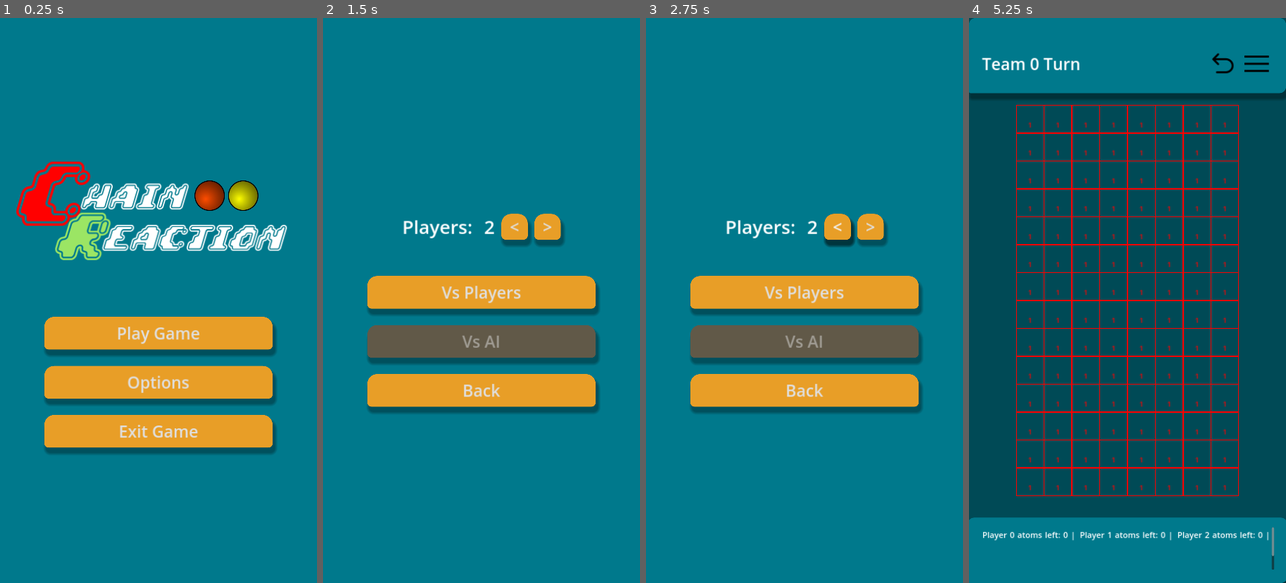
Above: before the commit, frames 1-4 (left to right).
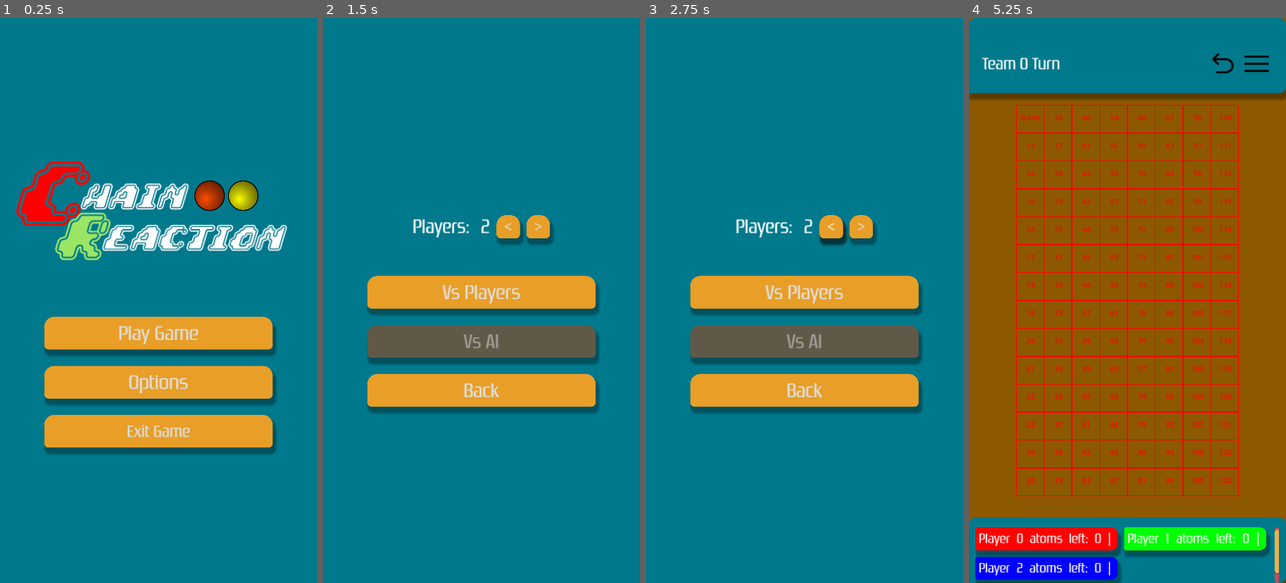
Above: after the commit, the same moments.

Repository: GuyWithBag/Chain-Reaction
Game: Godot game, scene res://gui/main_menu/main_menu.tscn
Two runs of this game, one before a commit and one after it. Both use one fixed random seed, a clock stepped at 60 frames per second and the inputs below.
Inputs:
- Up to frame 1 (0.25 s): no input
- Up to frame 2 (1.5 s): click "Play Game" at 0.5 s; click "Single Player" at 1.25 s
- Up to frame 3 (2.75 s): click "<" at 2 s
- Up to frame 4 (5.25 s): click ">" at 2.75 s; click "Vs Players" at 3.5 s; click "game_world_1" at 4.25 s; click "Start Game" at 5 s

The runs differ from the first frame. In frame 1, 1.0% of the frame differs, in the area x 37-63%, y 54-75%; in frame 2, 1.7%; in frame 3, 1.7%; in frame 4, 79%, in the area x 0-100%, y 0-100%.

Commit message:
added shake camera, fixed map scaler with atoms, tweaked themes

Diff:
--- a/gui/alert_gui/alert_box/alert_box.tscn
+++ b/gui/alert_gui/alert_box/alert_box.tscn
@@ -43,6 +43,7 @@
 [node name="HBoxContainer" type="HBoxContainer" parent="PanelContainer/MarginContainer/VBoxContainer"]
 layout_mode = 2
 size_flags_vertical = 3
+theme_override_constants/separation = 30
 
 [node name="No" type="Button" parent="PanelContainer/MarginContainer/VBoxContainer/HBoxContainer"]
 unique_name_in_owner = true
--- a/gui/go_to_page_button/go_to_page_button.tscn
+++ b/gui/go_to_page_button/go_to_page_button.tscn
@@ -4,6 +4,7 @@
 [ext_resource type="Script" path="res://gui/go_to_page_button/go_to_page_button.gd" id="2_qsjfs"]
 
 [node name="GoToPageButton" instance=ExtResource("1_ch7iv")]
+theme_override_font_sizes/font_size = 0
 text = "Back"
 script = ExtResource("2_qsjfs")
 
--- a/gui/in_game_bottom_app_bar/in_game_bottom_app_bar.tscn
+++ b/gui/in_game_bottom_app_bar/in_game_bottom_app_bar.tscn
@@ -27,7 +27,10 @@
 
 [node name="MarginContainer" type="MarginContainer" parent="PanelContainer"]
 layout_mode = 2
+theme_override_constants/margin_left = 20
 theme_override_constants/margin_top = 30
+theme_override_constants/margin_right = 20
+theme_override_constants/margin_bottom = 0
 
 [node name="PlayersDisplay" parent="PanelContainer/MarginContainer" instance=ExtResource("3_aeskq")]
 layout_mode = 2
--- a/gui/main_menu/main_menu.tscn
+++ b/gui/main_menu/main_menu.tscn
@@ -116,13 +116,12 @@
 page_container = NodePath("../..")
 go_to_page = NodePath("../../SinglePlayerModePage")
 
-[node name="Multiplayer2" parent="Control/CenterContainer/MainBody/Pages/GameModesPage" node_paths=PackedStringArray("page_container", "go_to_page") instance=ExtResource("4_1rbl0")]
+[node name="Multiplayer2" parent="Control/CenterContainer/MainBody/Pages/GameModesPage" node_paths=PackedStringArray("page_container") instance=ExtResource("4_1rbl0")]
 layout_mode = 2
 disabled = true
 text = "Multiplayer
 "
 page_container = NodePath("../..")
-go_to_page = NodePath("../../MultiplayerModePage2")
 
 [node name="Back" parent="Control/CenterContainer/MainBody/Pages/GameModesPage" node_paths=PackedStringArray("page_container", "go_to_page") instance=ExtResource("4_1rbl0")]
 layout_mode = 2
--- a/gui/players_display/players_display.gd
+++ b/gui/players_display/players_display.gd
@@ -6,6 +6,12 @@
 
 func _ready():
 	AtomPlayersManager.finished_getting_atom_players.connect(_on_finished_getting_atom_players)
+	AtomPlayersManager.player_has_been_eliminated.connect(_on_player_has_been_eliminated)
+	AtomPlayersManager.resetted.connect(
+		func():
+			for display in player_displays.get_children():
+				display.queue_free()
+	)
 
 
 func _on_finished_getting_atom_players(atom_players: Array[AtomPlayer]) -> void:
@@ -14,7 +20,15 @@
 		display.atom_player = atom_player
 		player_displays.add_child(display)
 		display.format_text([str(atom_player.team_number), str(0)])
+		display.change_panel_color(atom_player.team_color)
 		atom_player.total_atoms_changed.connect(_on_atom_player_total_atoms_changed.bind(display))
+
+
+func _on_player_has_been_eliminated(atom_player: AtomPlayer, atom_players_in_play: Array[AtomPlayer]) -> void:
+	for display in player_displays.get_children():
+		if display.atom_player == atom_player:
+			display.display.text = "Player %s : Eliminated! |" % atom_player.team_number
+			return
 
 
 func _on_atom_player_total_atoms_changed(prev_count: int, new_count: int, display: PlayerDisplay) -> void:
--- a/gui/players_display/players_display.tscn
+++ b/gui/players_display/players_display.tscn
@@ -14,4 +14,6 @@
 [node name="GridContainer" type="GridContainer" parent="."]
 custom_minimum_size = Vector2(892, 200)
 layout_mode = 2
-columns = 3
+theme_override_constants/h_separation = 20
+theme_override_constants/v_separation = 20
+columns = 2
--- a/gui/players_display/widgets/player_display/player_display.gd
+++ b/gui/players_display/widgets/player_display/player_display.gd
@@ -4,8 +4,15 @@
 var atom_player: AtomPlayer
 var display_text: String = "Player %s atoms left: %s |"
 
-@onready var display: Label = get_node("MarginContainer/Display")
+@onready var panel: PanelContainer =  get_node("Panel")
+@onready var display: Label = panel.get_node("MarginContainer/Display")
 
 
 func format_text(format: Array[String]) -> void:
 	display.text = display_text % format
+
+
+func change_panel_color(new_color: Color) -> void:
+	var style_box: StyleBoxFlat = panel.theme.get_stylebox("panel", "ScoreboardPanelContainer").duplicate()
+	style_box.bg_color = new_color
+	panel.add_theme_stylebox_override("panel", style_box)
--- a/gui/players_display/widgets/player_display/player_display.tscn
+++ b/gui/players_display/widgets/player_display/player_display.tscn
@@ -1,33 +1,39 @@
-[gd_scene load_steps=2 format=3 uid="uid://doplphq337bsg"]
+[gd_scene load_steps=3 format=3 uid="uid://doplphq337bsg"]
 
 [ext_resource type="Script" path="res://gui/players_display/widgets/player_display/player_display.gd" id="1_62apr"]
+[ext_resource type="Theme" uid="uid://xl1ilkogtjb1" path="res://themes/main_theme/main_theme.tres" id="2_tg8rh"]
 
 [node name="PlayerDisplay" type="Control"]
-custom_minimum_size = Vector2(240, 60)
+custom_minimum_size = Vector2(400, 70)
 layout_mode = 3
 anchors_preset = 0
 size_flags_horizontal = 3
 script = ExtResource("1_62apr")
 
-[node name="MarginContainer" type="MarginContainer" parent="."]
+[node name="Panel" type="PanelContainer" parent="."]
 layout_mode = 1
 anchors_preset = 15
 anchor_right = 1.0
 anchor_bottom = 1.0
 grow_horizontal = 2
 grow_vertical = 2
-theme_override_constants/margin_left = 5
+theme = ExtResource("2_tg8rh")
+theme_type_variation = &"ScoreboardPanelContainer"
+
+[node name="MarginContainer" type="MarginContainer" parent="Panel"]
+layout_mode = 2
+theme_override_constants/margin_left = 10
 theme_override_constants/margin_top = 5
-theme_override_constants/margin_right = 5
+theme_override_constants/margin_right = 20
 theme_override_constants/margin_bottom = 5
 
-[node name="Display" type="Label" parent="MarginContainer"]
+[node name="Display" type="Label" parent="Panel/MarginContainer"]
 layout_mode = 2
 size_flags_vertical = 1
-theme_override_font_sizes/font_size = 25
+theme_override_font_sizes/font_size = 40
 text = "Player 1 atoms left: 1 |"
 horizontal_alignment = 3
-vertical_alignment = 3
+vertical_alignment = 1
 autowrap_mode = 2
 clip_text = true
 text_overrun_behavior = 3
--- a/gui/win_screen/win_screen.gd
+++ b/gui/win_screen/win_screen.gd
@@ -1,9 +1,9 @@
 extends GUI
 
-@onready var team_label: Label = get_node("CenterContainer/VBoxContainer/WinningTeam")
+@onready var team_label: Label = get_node("CenterContainer/VBoxContainer/WinningPlayer")
 @onready var victory_label: Label = get_node("CenterContainer/VBoxContainer/Victory")
 
-var team_labeL_text: String = "Team: %s"
+var team_labeL_text: String = "Player: %s"
 
 
 func _ready() -> void:
--- a/gui/win_screen/win_screen.tscn
+++ b/gui/win_screen/win_screen.tscn
@@ -27,11 +27,11 @@
 layout_mode = 2
 theme_override_constants/separation = 10
 
-[node name="WinningTeam" type="Label" parent="CenterContainer/VBoxContainer"]
+[node name="WinningPlayer" type="Label" parent="CenterContainer/VBoxContainer"]
 layout_mode = 2
 size_flags_vertical = 1
 theme_override_font_sizes/font_size = 60
-text = "Team: %s"
+text = "Player: %s"
 horizontal_alignment = 1
 vertical_alignment = 1
 text_overrun_behavior = 3
@@ -39,7 +39,7 @@
 [node name="Victory" type="Label" parent="CenterContainer/VBoxContainer"]
 layout_mode = 2
 size_flags_vertical = 1
-theme_override_font_sizes/font_size = 120
+theme_override_font_sizes/font_size = 150
 text = "has WON!"
 horizontal_alignment = 1
 vertical_alignment = 1
--- a/scenes/atom_slot/atom_slot.gd
+++ b/scenes/atom_slot/atom_slot.gd
@@ -48,6 +48,7 @@
 
 func init() -> void:
 	atom_stack.init()
+	atoms_sprites.init()
 	_initialized = true
 	initialized.emit()
 
@@ -62,6 +63,11 @@
 
 
 func _on_touch_screen_button_pressed() -> void:
+	state_machine.get_state("Explode").started_exploding.connect(
+		func():
+			CameraManager.shake_camera(0.1, 6)
+	, CONNECT_ONE_SHOT
+	)
 	player_interact()
 
 
--- a/scenes/atom_slot/atom_slot.tscn
+++ b/scenes/atom_slot/atom_slot.tscn
@@ -144,6 +144,7 @@
 vertical_alignment = 1
 
 [node name="MaxStackLabel" type="Label" parent="."]
+visible = false
 offset_left = -20.0
 offset_top = 1.0
 offset_right = 20.0
@@ -153,7 +154,6 @@
 vertical_alignment = 1
 
 [node name="NameLabel" type="Label" parent="."]
-visible = false
 offset_left = -22.0
 offset_top = -16.0
 offset_right = 25.0
--- a/scenes/atom_slot/atom_stack.gd
+++ b/scenes/atom_slot/atom_stack.gd
@@ -49,6 +49,7 @@
 		return
 	name_label.text = owner.name.split("@")[2]
 
+
 # Called from GameWorld and AtomSprite's child_entered_tree signal
 func init() -> void:
 	var atom_slots: Array[AtomSlot] = atoms_detector.get_slot_in_all_directions()
@@ -60,16 +61,18 @@
 	_initialized = true
 
 
-func add_atom(atom_amount: int, new_player: AtomPlayer) -> void:
-	atom_count += atom_amount
+func add_atom(added_atoms: int, new_player: AtomPlayer) -> void:
+	var atom_count_to_minus: int = atom_count
+	atom_count += added_atoms
 	var prev_player: AtomPlayer = owner.atom_player
+
+	# The colonizer will then receive their new atom amount
 	owner.atom_player = new_player
-	if prev_player == null:
-		return
-	if atom_count <= 0:
-		prev_player.total_atoms -= max_atom_stack
-	else:
-		prev_player.total_atoms += atom_amount
+	# If the count becomes 0, it means that the current/previous atom player of this will lose some atoms
+	if prev_player != new_player && prev_player != null:
+		prev_player.total_atoms -= atom_count_to_minus
+
+	new_player.total_atoms += added_atoms
 
 
 func reset_atom_count() -> void:
--- a/scenes/atom_slot/atoms_sprites.gd
+++ b/scenes/atom_slot/atoms_sprites.gd
@@ -2,7 +2,6 @@
 extends Node2D
 class_name AtomsSprites
 
-@export var atom_sprites_group_override_parent: Node2D
 @export var explode_travel_time: float = 0.5
 @export var shaking_speed: float = 0.1
 
@@ -28,25 +27,24 @@
 
 
 func _ready() -> void:
-	owner.initialized.connect(_initiate_atom_sprites)
 	rng.randomize()
 	rotation_direction = [-1, 1][rng.randi_range(0, 1)]
 
 
 # Adds it outside of the AtomSlot so that the modulate of it is seperate.
-func _initiate_atom_sprites() -> void:
+func init() -> void:
 	var group: Node2D = Node2D.new()
 	atom_sprites_group = group
-	if is_instance_valid(GameManager.game_world):
-		GameManager.game_world.atom_sprites.add_child(atom_sprites_group)
-	else:
-		atom_sprites_group_override_parent.add_child(atom_sprites_group)
+	GameManager.game_world.atom_sprites.add_child(atom_sprites_group)
 	atom_sprites_group.global_position = atom_positions.center_position.global_position
+
 	_add_atom_sprite("up_atom")
 	_add_atom_sprite("left_atom")
 	_add_atom_sprite("down_atom")
 	_add_atom_sprite("right_atom")
-	for atom_sprite in atom_sprites_group.get_children():
+
+	for atom_sprite in atom_sprites_group.get_children():
+		atom_sprite.scale *= GameManager.map_scaler.vector2_scale
 		var orig_values: Dictionary = {
 			"scale" : atom_sprite.scale,
 			"global_position" : atom_sprite.global_position
@@ -60,7 +58,8 @@
 	set(variable_to_initialize, sprite)
 	atom_sprites_group.add_child(sprite)
 	sprite.texture = load("res://scenes/atom_slot/atom.png")
-	sprite.scale = Vector2(0.2, 0.2)
+	var scale_size: float = 0.1
+	sprite.scale = Vector2(scale_size, scale_size)
 
 #func hide_and_show_atoms_logic(new_atom_count: int, previous_atom_count: int) -> void:
 #	var children: Array[Node] = get_children()
@@ -152,11 +151,9 @@
 func explode_animation() -> void:
 	set_atoms_visible(false)
 	rotation_degrees = 0
-	var tilemap_scale: float = GameManager.game_world.tilemaps.scale.x
-
 	var available_directions: Array[int] = atoms_detector.get_available_directions()
 	var all_directions: Array = atoms_detector.Directions.keys()
-	var distance: float = 64 * tilemap_scale
+	var distance: float = 40 * GameManager.map_scaler.vector2_scale.x
 	var tween: Tween = create_tween().set_parallel(true)
 
 	var grow_duration: float = 0.1
@@ -174,6 +171,9 @@
 	tween.tween_property(atom_sprites_group, "visible", false, 0.1)
 	tween.chain()
 	tween.tween_property(atom_sprites_group, "visible", true, 0.1)
+	tween.chain()
+	for atom_sprite in atom_sprites_group.get_children():
+		tween.tween_property(atom_sprite, "global_position", atom_positions.center_position.global_position, 0.1)
 	tween.chain()
 	for dir_index in available_directions:
 		var direction: String = all_directions[dir_index]
@@ -218,7 +218,7 @@
 
 
 func atom_explode_to(tween: Tween, atom: Sprite2D, distance: Vector2) -> void:
-	atom_transfer_tween(tween, atom,  atom.global_position + distance)
+	atom_transfer_tween(tween, atom, atom.global_position + distance)
 
 
 func atom_transfer_tween(tween: Tween, atom: Sprite2D, to: Vector2) -> void:
@@ -232,15 +232,17 @@
 	right_atom.modulate = new_team.team_color
 
 
-func flash_tween(flash_duration: int, loop: bool = false, loops: int = 0) -> Tween:
-	var _flash_tween: Tween
+func flash_tween(flash_duration: float, loop: bool = false, loops: int = 0) -> Tween:
+	var _flash_tween: Tween = create_tween()
 	if loop:
-		_flash_tween = create_tween().set_loops(loops).set_parallel(true).set_ease(Tween.EASE_IN_OUT)
-	else:
-		_flash_tween = create_tween().set_parallel(true).set_ease(Tween.EASE_IN_OUT)
+		_flash_tween.set_loops(loops)
+	_flash_tween.set_parallel(true).set_ease(Tween.EASE_IN).bind_node(self)
+	var orig_modulate: Color = owner.atom_player.team_color
 	for atom_sprite in atom_sprites_group.get_children():
 		_flash_tween.tween_property(atom_sprite, "modulate", Color(1, 1, 1), flash_duration)
-		_flash_tween.tween_property(atom_sprite, "modulate", AtomPlayerTurnsManager.current_atom_player_in_turn.team_color, flash_duration)
-	_flash_tween.tween_interval(0.5)
+	_flash_tween.chain()
+	for atom_sprite in atom_sprites_group.get_children():
+		_flash_tween.tween_property(atom_sprite, "modulate", orig_modulate, flash_duration)
+	_flash_tween.tween_interval(1.6)
 	_flash_tween.play()
 	return _flash_tween
--- a/scenes/atom_slot/states/explode.gd
+++ b/scenes/atom_slot/states/explode.gd
@@ -23,7 +23,10 @@
 		var _previous_atom_player: AtomPlayer = AtomPlayerTurnsManager.get_previous_atom_player_turn()
 		_affect_rotation_direction(neighbor_atom_slot)
 		_atom_stack.add_atom(1, AtomPlayerTurnsManager.current_atom_player_in_turn)
+#		AtomSlotsManager.data[state_machine_owner.name] = atom_stack.atom_count
+#		AtomSlotsManager.data[neighbor_atom_slot.name] = _atom_stack.atom_count
 		ChainReactionSequenceManager.pop_back_sequences()
+#	print(AtomSlotsManager.data)
 	finished_exploding.emit()
 
 
--- a/scenes/atom_slot/states/ready_to_explode.gd
+++ b/scenes/atom_slot/states/ready_to_explode.gd
@@ -14,6 +14,7 @@
 func exit() -> void:
 	atom_stack.atoms_over_added.disconnect(_on_atoms_over_added)
 	atoms_sprites.stop_shaking_atoms()
+	flash_tween.stop()
 	rotate_tween.stop()
 
 
--- a/scenes/game_world/game_world.gd
+++ b/scenes/game_world/game_world.gd
@@ -7,6 +7,7 @@
 @onready var tilemaps: Node2D = get_node("%TileMaps")
 @onready var atom_sprites: Node2D = %AtomSprites
 @onready var atom_particles: Node2D = %AtomParticles
+@onready var cameras: Node2D = $Cameras
 
 @onready var tilemap: TileMap = tilemaps.get_node("AtomSlotsTileMap")
 
@@ -20,7 +21,7 @@
 	AtomPlayerTurnsManager.changed_current_atom_player_in_turn.connect(_on_changed_current_atom_player_in_turn)
 	GameManager.current_state = GameManager.State.IN_GAME
 	UIManager.set_gui_active(UIManager.player_screen, true)
-
+	CameraManager.current_camera = cameras.get_child(0)
 #	InGameStateManager.chain_reaction_sequence_finished.connect(
 #		func():
 #			tilemap.modulate = AtomPlayersManager.current_atom_player_in_turn.team_color
--- a/scenes/game_world/game_world.tscn
+++ b/scenes/game_world/game_world.tscn
@@ -45,4 +45,4 @@
 anchor_bottom = 1.0
 grow_horizontal = 2
 grow_vertical = 2
-color = Color(0.00392157, 0.184314, 0, 1)
+color = Color(0.54902, 0.34902, 0, 1)
--- a/scenes/game_world_levels/game_world_1/game_world_1.tscn
+++ b/scenes/game_world_levels/game_world_1/game_world_1.tscn
@@ -4,6 +4,7 @@
 [ext_resource type="PackedScene" uid="uid://cypx4bavgo4dv" path="res://scenes/atom_slots_tile_map/atom_slots_tile_map.tscn" id="2_82i78"]
 
 [node name="GameWorld1" instance=ExtResource("1_fetwm")]
+follow_viewport_enabled = true
 
 [node name="TileMaps" parent="CenterContainer/Control" index="0"]
 scale = Vector2(2, 2)
@@ -15,6 +16,3 @@
 [node name="MapScaler" parent="CenterContainer/Control" index="3"]
 scale_by_size = 2
 scale = 2.0
-
-[node name="ColorRect" parent="Background" index="0"]
-color = Color(0, 0.290196, 0.337255, 1)
--- /dev/null
+++ b/scripts/classes/atom_slots_tilemap_data.gd
@@ -0,0 +1,4 @@
+extends Resource
+class_name AtomSlotsTileMapData
+
+var data
--- a/scripts/classes/map_scaler.gd
+++ b/scripts/classes/map_scaler.gd
@@ -35,11 +35,4 @@
 
 
 func _ready() -> void:
-	atom_sprites.child_entered_tree.connect(_on_child_entered_tree)
-
-
-func _on_child_entered_tree(child: Node) -> void:
-	child.renamed.connect(
-		func():
-			child.scale *= vector2_scale
-	)
+	GameManager.map_scaler = self
--- a/scripts/globals/atom_players_manager.gd
+++ b/scripts/globals/atom_players_manager.gd
@@ -1,8 +1,10 @@
 extends Node
 
+signal resetted
 signal finished_getting_atom_players(atom_players: Array[AtomPlayer])
+
 signal only_one_team_remaining(last_remaining_atom_player: AtomPlayer)
-signal team_has_been_eliminated(eliminated_atom_player: AtomPlayer, alive_teams: Array[AtomPlayer])
+signal player_has_been_eliminated(eliminated_atom_player: AtomPlayer, alive_teams: Array[AtomPlayer])
 signal only_two_teams_left(atom_player_1: AtomPlayer, atom_player_2: AtomPlayer)
 
 var player_amount: int = 0
@@ -40,6 +42,7 @@
 func reset() -> void:
 	atom_players.clear()
 	atom_players_in_play.clear()
+	resetted.emit()
 
 # Called by GameManager.start_game()
 func start_game(_player_amount: int) -> void:
@@ -74,7 +77,7 @@
 #	printerr("AS: ", atom_players_in_play.size())
 #		printerr(atom_player_in_play.team_number)
 	atom_players_in_play.erase(atom_player)
-	team_has_been_eliminated.emit(atom_player, atom_players_in_play)
+	player_has_been_eliminated.emit(atom_player, atom_players_in_play)
 	var atom_players_remaining: int = atom_players_in_play.size()
 	print("AtomPlayersManager: Current teams remaining: %s" % atom_players_remaining)
 	if atom_players_remaining == 2:
--- a/scripts/globals/atom_slots_manager.gd
+++ b/scripts/globals/atom_slots_manager.gd
@@ -4,13 +4,8 @@
 
 var initialized: bool = false
 
-func init() -> void:
-	if initialized:
-		return
-	tilemap = get_tree().current_scene.tilemap
-	for atom_slot in tilemap.get_children():
-		atom_slot.atom_stack.init()
-	initialized = true
+# AtomSlotName : AtomCount
+var data: Dictionary = {}
 
 
 #func get_total_max_atom_stack() -> int:
--- a/scripts/globals/camera_manager.gd
+++ b/scripts/globals/camera_manager.gd
@@ -10,7 +10,7 @@
 var original_position: Vector2
 
 
-func shake_camera(shaking_duration: float, loops: int) -> void:
+func shake_camera(shaking_duration: float = 0.1, loops: int = 4) -> void:
 	var shake_tween: Tween = create_tween().set_loops(loops)
 	var min_range: int = 1
 	var max_range: int = 7
@@ -27,5 +27,3 @@
 	shake_tween.tween_property(current_camera, "position", original_position + new_position, shaking_duration)
 	shake_tween.tween_property(current_camera, "position", original_position, shaking_duration)
 	shake_tween.play()
-	await shake_tween.finished
-	shake_tween.stop()
--- a/scripts/globals/game_manager.gd
+++ b/scripts/globals/game_manager.gd
@@ -43,6 +43,8 @@
 	set(value):
 		current_state_changed.emit(value, current_state)
 		current_state = value
+
+var map_scaler: MapScaler
 
 
 func _ready() -> void:
--- a/themes/main_theme/main_theme.tres
+++ b/themes/main_theme/main_theme.tres
@@ -6,8 +6,38 @@
 [ext_resource type="StyleBox" uid="uid://blcad506d8vjq" path="res://themes/main_theme/button_hover_style_box_flat.tres" id="3_1trb8"]
 [ext_resource type="StyleBox" uid="uid://bx6s1d18visju" path="res://themes/main_theme/panel_style_box.tres" id="3_cnjnq"]
 [ext_resource type="StyleBox" uid="uid://bx8gq0506llqv" path="res://themes/main_theme/panel_container_style_box.tres" id="4_tq7hc"]
+[ext_resource type="StyleBox" uid="uid://hpxg2l3kuxry" path="res://themes/main_theme/vscroll_grabber_style_box_flat.tres" id="7_issv5"]
+[ext_resource type="FontFile" uid="uid://blm7bw7c7nwar" path="res://fonts/tt/zrnic rg.ttf" id="7_mb3jg"]
+[ext_resource type="StyleBox" uid="uid://deg4xftesuy16" path="res://themes/main_theme/vscroll_normal_style_box_flat.tres" id="8_nely8"]
+[ext_resource type="StyleBox" uid="uid://cw6kwsgxiel3r" path="res://themes/main_theme/vscroll_grabber_pressed_style_box_flat.tres" id="8_q36gd"]
+
+[sub_resource type="StyleBoxFlat" id="StyleBoxFlat_i66a2"]
+bg_color = Color(0.929412, 0.682353, 0.286275, 1)
+corner_radius_top_left = 5
+corner_radius_top_right = 20
+corner_radius_bottom_right = 20
+corner_radius_bottom_left = 5
+shadow_color = Color(0, 0, 0, 0.337255)
+shadow_size = 10
+shadow_offset = Vector2(6, 15)
+
+[sub_resource type="StyleBoxFlat" id="StyleBoxFlat_nt7ag"]
+bg_color = Color(0.890196, 0.682353, 0.294118, 1)
+border_width_left = 2
+border_width_right = 2
+border_width_bottom = 2
+border_color = Color(0.588235, 0.427451, 0.141176, 1)
+corner_radius_top_left = 7
+corner_radius_top_right = 7
+corner_radius_bottom_right = 7
+corner_radius_bottom_left = 7
+shadow_color = Color(0.243137, 0.243137, 0.243137, 0.6)
+shadow_size = 1
+shadow_offset = Vector2(0, 3)
 
 [resource]
+default_font = ExtResource("7_mb3jg")
+default_font_size = 60
 Button/styles/disabled = ExtResource("1_37bfi")
 Button/styles/focus = ExtResource("1_mfd1h")
 Button/styles/hover = ExtResource("3_1trb8")
@@ -21,3 +51,9 @@
 OptionButton/styles/pressed = ExtResource("2_amvi7")
 Panel/styles/panel = ExtResource("3_cnjnq")
 PanelContainer/styles/panel = ExtResource("4_tq7hc")
+ScoreboardPanelContainer/base_type = &"PanelContainer"
+ScoreboardPanelContainer/styles/panel = SubResource("StyleBoxFlat_i66a2")
+VScrollBar/styles/grabber = ExtResource("7_issv5")
+VScrollBar/styles/grabber_highlight = SubResource("StyleBoxFlat_nt7ag")
+VScrollBar/styles/grabber_pressed = ExtResource("8_q36gd")
+VScrollBar/styles/scroll = ExtResource("8_nely8")
--- /dev/null
+++ b/themes/main_theme/vscroll_grabber_pressed_style_box_flat.tres
@@ -0,0 +1,15 @@
+[gd_resource type="StyleBoxFlat" format=3 uid="uid://cw6kwsgxiel3r"]
+
+[resource]
+bg_color = Color(0.929412, 0.866667, 0.752941, 1)
+border_width_left = 2
+border_width_right = 2
+border_width_bottom = 2
+border_color = Color(1, 0.898039, 0.729412, 1)
+corner_radius_top_left = 7
+corner_radius_top_right = 7
+corner_radius_bottom_right = 7
+corner_radius_bottom_left = 7
+shadow_color = Color(0.243137, 0.243137, 0.243137, 0.6)
+shadow_size = 1
+shadow_offset = Vector2(0, 3)
--- /dev/null
+++ b/themes/main_theme/vscroll_grabber_style_box_flat.tres
@@ -0,0 +1,15 @@
+[gd_resource type="StyleBoxFlat" format=3 uid="uid://hpxg2l3kuxry"]
+
+[resource]
+bg_color = Color(0.929412, 0.682353, 0.286275, 1)
+border_width_left = 2
+border_width_right = 2
+border_width_bottom = 2
+border_color = Color(1, 0.745098, 0.341176, 1)
+corner_radius_top_left = 7
+corner_radius_top_right = 7
+corner_radius_bottom_right = 7
+corner_radius_bottom_left = 7
+shadow_color = Color(0.243137, 0.243137, 0.243137, 0.6)
+shadow_size = 1
+shadow_offset = Vector2(0, 3)
--- /dev/null
+++ b/themes/main_theme/vscroll_normal_style_box_flat.tres
@@ -0,0 +1,13 @@
+[gd_resource type="StyleBoxFlat" format=3 uid="uid://deg4xftesuy16"]
+
+[resource]
+bg_color = Color(0.819608, 0.286275, 0.356863, 1)
+border_width_left = 7
+border_width_top = 7
+border_width_right = 7
+border_width_bottom = 7
+border_color = Color(0.819608, 0.286275, 0.356863, 1)
+corner_radius_top_left = 15
+corner_radius_top_right = 15
+corner_radius_bottom_right = 15
+corner_radius_bottom_left = 15
Binary file removed: fonts/ka1.ttf
Binary file added: fonts/ot/joystix monospace.otf
Not shown, added: fonts/ot/joystix monospace.otf.import
Binary file added: fonts/ot/zrnic rg.otf
Not shown, added: fonts/ot/zrnic rg.otf.import
Binary file added: fonts/tt/joystix monospace.ttf
Not shown, changed: fonts/tt/joystix monospace.ttf.import
Binary file added: fonts/tt/zrnic rg.ttf
Not shown, added: fonts/tt/zrnic rg.ttf.import
Not shown: 1 places in themes/main_theme/main_theme.tres that only renumber resources
